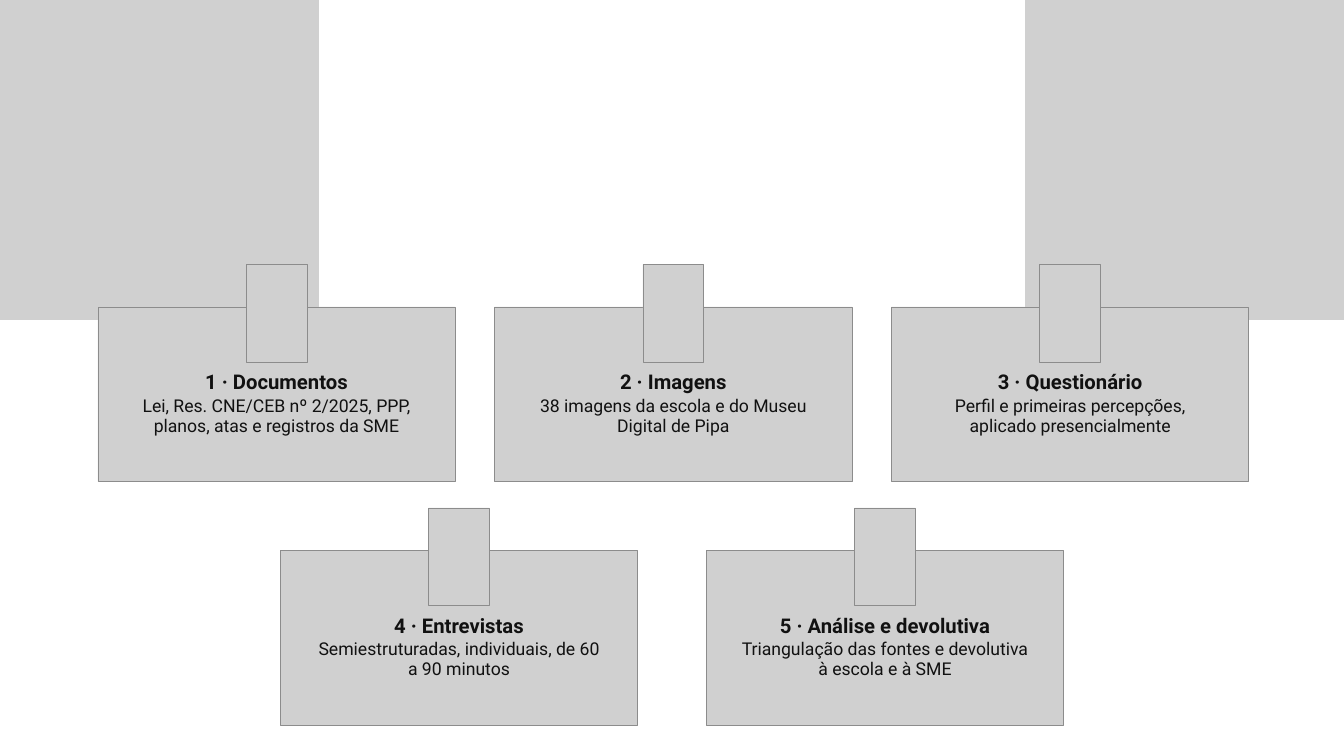
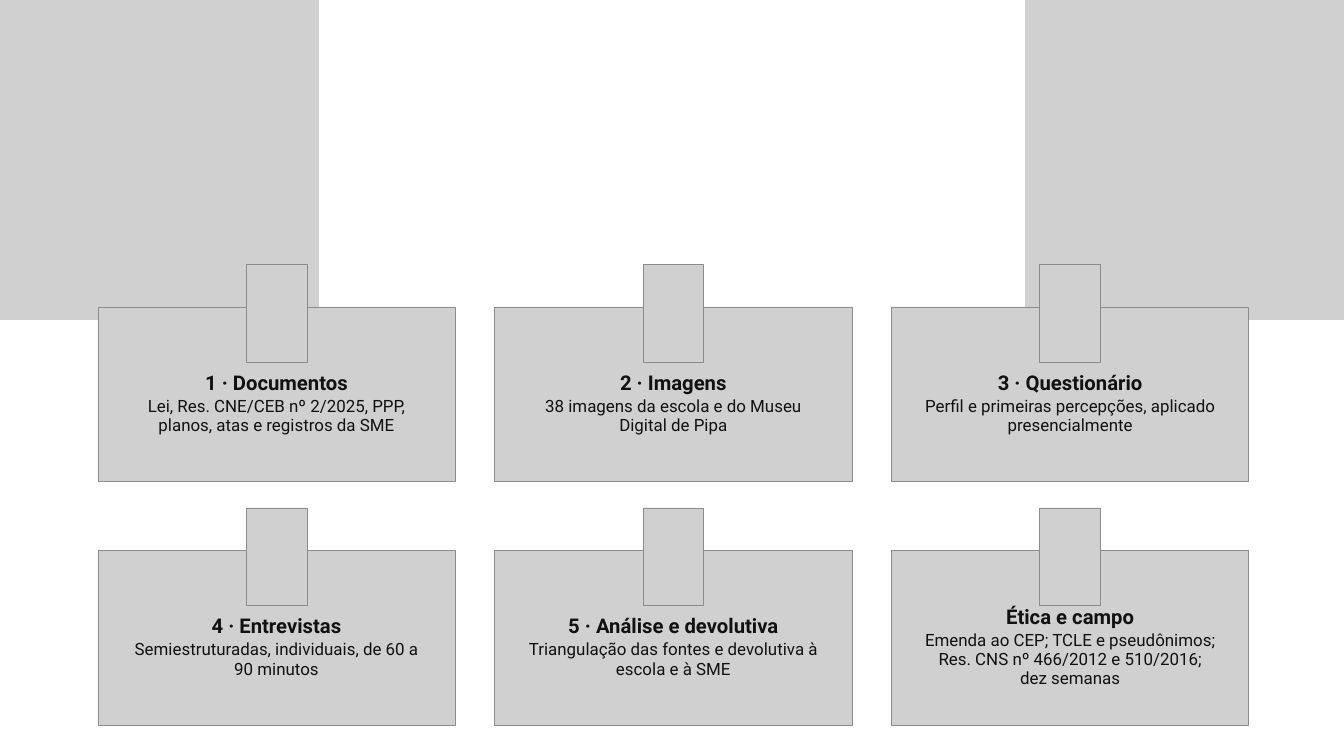
Before and after one commit to yzynya-beep/Tese, a slide deck: slide 18 of apresentacao_qualificacao/Qualificacao_PNED_Pipa.pptx (slide 22 before the commit). Drawn at 1344x756 pixels with LibreOffice and Linux fonts; fonts in the diff are those of the drawing; grey boxes stand for pictures; background and template pictures are left out. Boxes give left, top, right and bottom in pixels: in the first picture for what was removed or moved away, otherwise in the second. Text is boxed around its words. In the diff, an @@ line names an element or a change of style, - is before the commit and + after.

```diff
--- a/apresentacao_qualificacao/Qualificacao_PNED_Pipa.pptx
+++ b/apresentacao_qualificacao/Qualificacao_PNED_Pipa.pptx
@@ text at (148,400,405,435): size 18.9 to 18.1 pt in "Lei, Res. CNE/CEB nº 2/2025, PPP, planos, ..." @@
@@ text at (545,399,801,435): size 18.9 to 18.1 pt in "38 imagens da escola e do Museu ..." @@
@@ text at (925,399,1215,435): size 18.9 to 18.1 pt in "Perfil e primeiras percepções, aplicado presencialmente" @@
@@ picture: place and size @@
-picture at (429,508,490,606)
+picture at (246,508,307,606)
@@ picture added at (1040,508,1101,606) @@
@@ picture: place and size @@
-picture at (280,550,637,725)
+picture at (98,550,455,725)
@@ picture added at (892,550,1249,725) @@
@@ text "4 · Entrevistas": place and size @@
-text "4 · Entrevistas" at (319,618,600,675)
+text "4 · Entrevistas" at (135,618,418,675)
@@ 2 pictures, 1 text: place and size @@
-2 pictures, 1 text at (706,508,1063,725)
+2 pictures, 1 text at (495,508,851,725)
@@ text added at (925,605,1215,684), 18.1 pt, text #111111 @@
+Ética e campo
+Emenda ao CEP; TCLE e pseudônimos; Res. CNS nº 466/2012 e 510/2016; dez semanas
@@ text at (135,642,418,675): size 18.9 to 18.1 pt in "Semiestruturadas, individuais, de 60 a 90 minutos" @@
@@ text at (529,642,817,675): size 18.9 to 18.1 pt in "Triangulação das fontes e devolutiva à escola ..." @@
```
Also in this commit, not shown: 11 other slides changed, 6 slides added, 11 slides removed, 3 other files.
